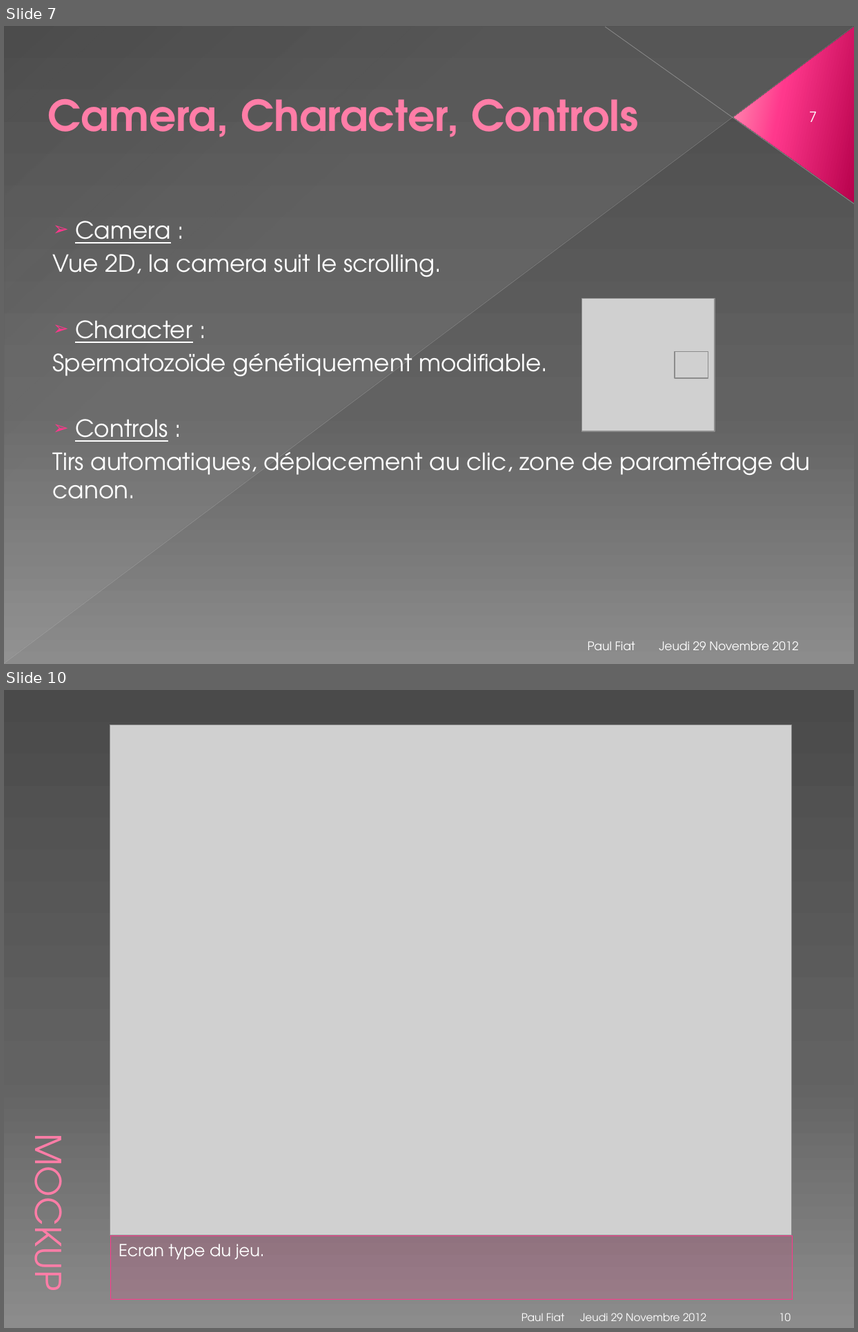
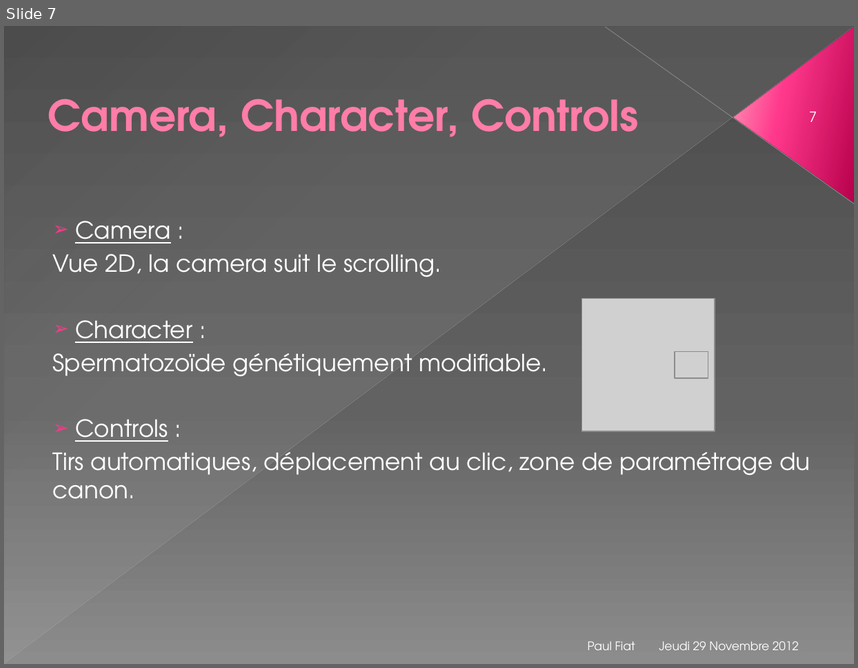
Before and after one commit to Nyarlygames/OBG, a slide deck: GD/Présentation.pptx. Shown one above the other, each under a label of ours: slides 7 and 10 before the commit, slide 7 after it; the slides between them are not shown. The pictures are 858x1332 and 858x668 pixels, drawn with LibreOffice and Linux fonts; fonts in the diff are those of the drawing; grey boxes stand for pictures. Boxes give left, top, right and bottom in pixels: in the first picture for what was removed or moved away, otherwise in the second. Text is boxed around its words. In the diff, an @@ line names an element or a change of style, - is before the commit and + after.

```diff
--- a/GD/Présentation.pptx
+++ b/GD/Présentation.pptx
@@ slide 10 removed at (4, 690, 854, 1328), background gradient #4A4A4A to #626262 to #8C8C8C @@
@@ picture removed at (110, 725, 791, 1235) @@
@@ title removed at (18, 1149, 79, 1286) @@
-MOCKUP
@@ text removed at (110, 1236, 792, 1299) @@
-Ecran type du jeu.
@@ text removed at (522, 1312, 564, 1321) @@
-Paul Fiat
@@ text removed at (580, 1312, 706, 1321) @@
-Jeudi 29 Novembre 2012
@@ page number removed at (779, 1312, 791, 1321) @@
-10
```
Also in this commit, not shown: 8 slides changed, 1 slide added, 3 other files.
